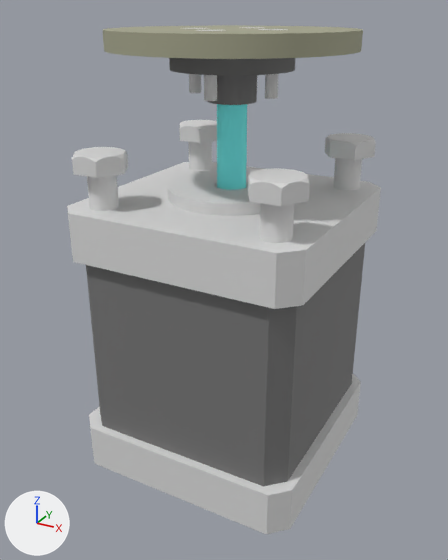
Renders of the glTF model model/DiscDrive/out.gltf from each side of a commit.
Rendered twice from a 50 mm camera at (0.0494, -0.0925, 0.0031) aimed at (-0.0004, -0.002, -0.0422). Lighting does not change. The marker at lower left points along +X, +Y and +Z. Where no turn or scale is listed for an object, it has been applied to the vertices.

Before the edit, the objects in view are built like this:
```python
ob_out_boss_base = bpy.data.objects.new('out-boss-base', me_out_boss_base)
ob_out_boss_base.location = (0.0, 0.0, -0.003)
ob_out_boss_screw_000 = bpy.data.objects.new('out-boss-screw_000', me_out_boss_screw_000)
ob_out_boss_screw_000.location = (0.0, -0.007, 0.0)
ob_out_boss_screw_001 = bpy.data.objects.new('out-boss-screw_001', me_out_boss_screw_001)
ob_out_boss_screw_001.location = (0.0, 0.007, 0.0)
ob_out_boss_screw_002 = bpy.data.objects.new('out-boss-screw_002', me_out_boss_screw_002)
ob_out_boss_screw_002.location = (-0.007, 0.0, 0.0)
ob_out_boss_screw_003 = bpy.data.objects.new('out-boss-screw_003', me_out_boss_screw_003)
ob_out_boss_screw_003.location = (0.007, 0.0, 0.0)
ob_out_motor_screw_000 = bpy.data.objects.new('out-motor-screw_000', me_out_motor_screw_000)
ob_out_motor_screw_000.location = (0.0155, 0.0155, -0.021)
ob_out_motor_screw_001 = bpy.data.objects.new('out-motor-screw_001', me_out_motor_screw_001)
ob_out_motor_screw_001.location = (-0.0155, 0.0155, -0.021)
ob_out_motor_screw_002 = bpy.data.objects.new('out-motor-screw_002', me_out_motor_screw_002)
ob_out_motor_screw_002.location = (0.0155, -0.0155, -0.021)
ob_out_motor_screw_003 = bpy.data.objects.new('out-motor-screw_003', me_out_motor_screw_003)
ob_out_motor_screw_003.location = (-0.0155, -0.0155, -0.021)
# also in view: 'out-motor-base-topcap' at (0.0, 0.0, -0.0302); 'out-motor-base-stator' at (0.0, 0.0, -0.052); 'out-motor-base-botcap' at (0.0, 0.0, -0.0728); 'out-motor-base-shaft' at (0.0, 0.0, -0.015); 'out-disc' at (0.0, 0.0, -0.0015)
```
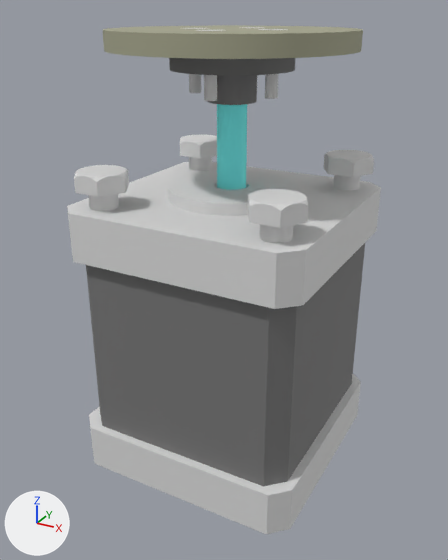
What the commit changed:
Object 'out-motor-screw_000' (ob_out_motor_screw_000) moves from (0.0155, 0.0155, -0.021) to (0.0155, -0.0155, -0.024).
Object 'out-motor-screw_001' (ob_out_motor_screw_001) moves from (-0.0155, 0.0155, -0.021) to (-0.0155, -0.0155, -0.024).
Object 'out-motor-screw_002' (ob_out_motor_screw_002) moves from (0.0155, -0.0155, -0.021) to (-0.0155, 0.0155, -0.024).
Object 'out-motor-screw_003' (ob_out_motor_screw_003) moves from (-0.0155, -0.0155, -0.021) to (0.0155, 0.0155, -0.024).
Object 'out-boss-screw_000' (ob_out_boss_screw_000) moves from (0.0, -0.007, 0.0) to (0.0, 0.007, 0.0).
Object 'out-boss-screw_001' (ob_out_boss_screw_001) moves from (0.0, 0.007, 0.0) to (-0.007, 0.0, 0.0).
Object 'out-boss-screw_002' (ob_out_boss_screw_002) moves from (-0.007, 0.0, 0.0) to (0.007, 0.0, 0.0).
Object 'out-boss-screw_003' (ob_out_boss_screw_003) moves from (0.007, 0.0, 0.0) to (0.0, -0.007, 0.0).

What differs and where, as boxes [x1, y1, x2, y2] in the pictures (448 x 560 px):
'out-motor-screw_000', moved: before [325, 133, 376, 191]; after [248, 189, 308, 243]
'out-motor-screw_002', moved: before [248, 168, 310, 243]; after [180, 135, 217, 171]
'out-motor-screw_003', moved: before [72, 147, 128, 211]; after [324, 150, 374, 191]
'out-motor-screw_001', moved: before [179, 120, 217, 171]; after [74, 165, 129, 211]
'out-boss-screw_003', moved: before [258, 29, 288, 99]; after [196, 30, 224, 101]
'out-boss-screw_002', moved: before [182, 28, 206, 93]; after [258, 29, 288, 99]
'out-boss-screw_000', moved: before [196, 30, 224, 101]; after [240, 27, 264, 28]
'out-boss-screw_001', moved: before [240, 27, 264, 28]; after [182, 28, 206, 93]
